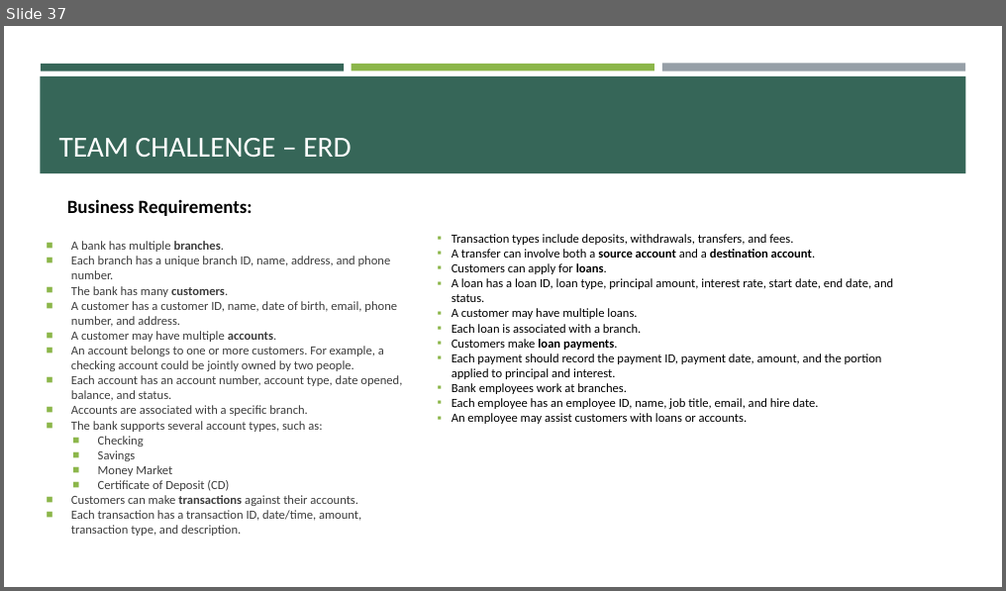
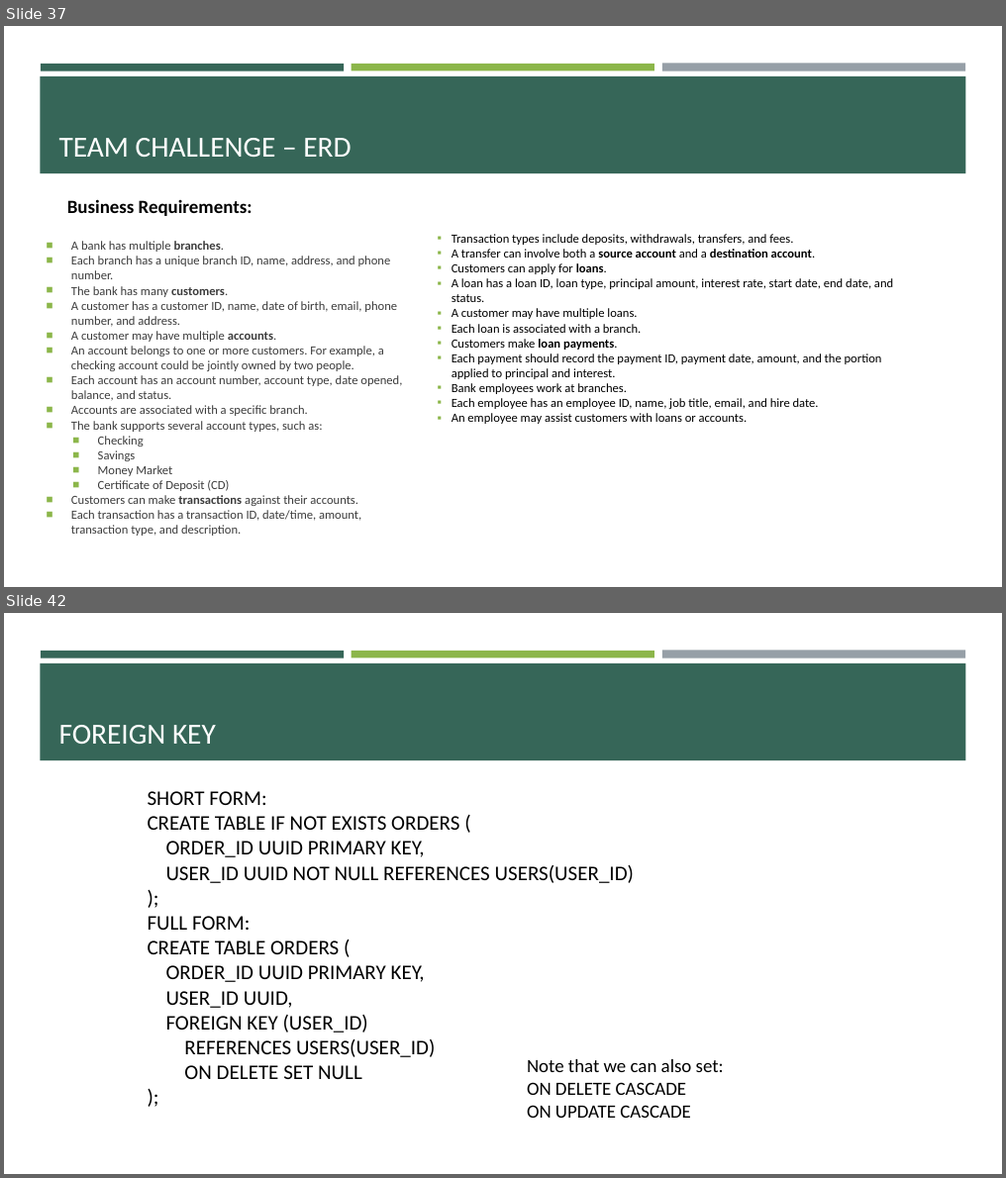
Before and after one commit to e-m-wilson/java-fs, a slide deck: Week_3/SQL_postgres.pptx. Shown one above the other, each under a label of ours: slide 37 before the commit, slides 37 and 42 after it; the slides between them are not shown. The pictures are 1006x591 and 1006x1178 pixels, drawn with LibreOffice and Linux fonts; fonts in the diff are those of the drawing. Boxes give left, top, right and bottom in pixels: in the first picture for what was removed or moved away, otherwise in the second. Text is boxed around its words. In the diff, an @@ line names an element or a change of style, - is before the commit and + after.

```diff
--- a/Week_3/SQL_postgres.pptx
+++ b/Week_3/SQL_postgres.pptx
@@ slide 42 added at (4,613,1002,1174), background #FFFFFF; not listed: 4 template elements that a slide beside it also shows @@
@@ title added at (59,725,216,744), 28 pt, text #FFFFFF @@
+FOREIGN KEY
@@ text added at (148,791,634,1079), 20 pt, text #000000 @@
+SHORT FORM:
+CREATE TABLE IF NOT EXISTS ORDERS (
+ORDER_ID UUID PRIMARY KEY,
+USER_ID UUID NOT NULL REFERENCES USERS(USER_ID)
+);
+FULL FORM:
+CREATE TABLE ORDERS (
+ORDER_ID UUID PRIMARY KEY,
+USER_ID UUID,
+FOREIGN KEY (USER_ID)
+REFERENCES USERS(USER_ID)
+ON DELETE SET NULL
+);
@@ text added at (527,1059,724,1118), 18 pt, text #000000 @@
+Note that we can also set:
+ON DELETE CASCADE
+ON UPDATE CASCADE
```
Also in this commit, not shown: 20 other slides added.
